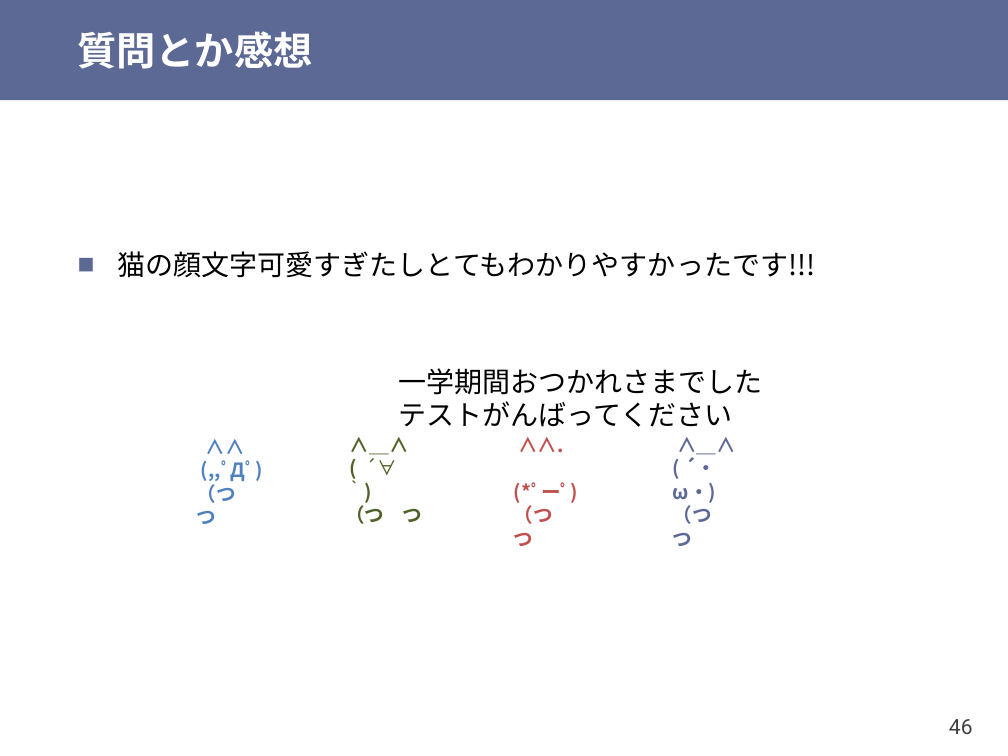
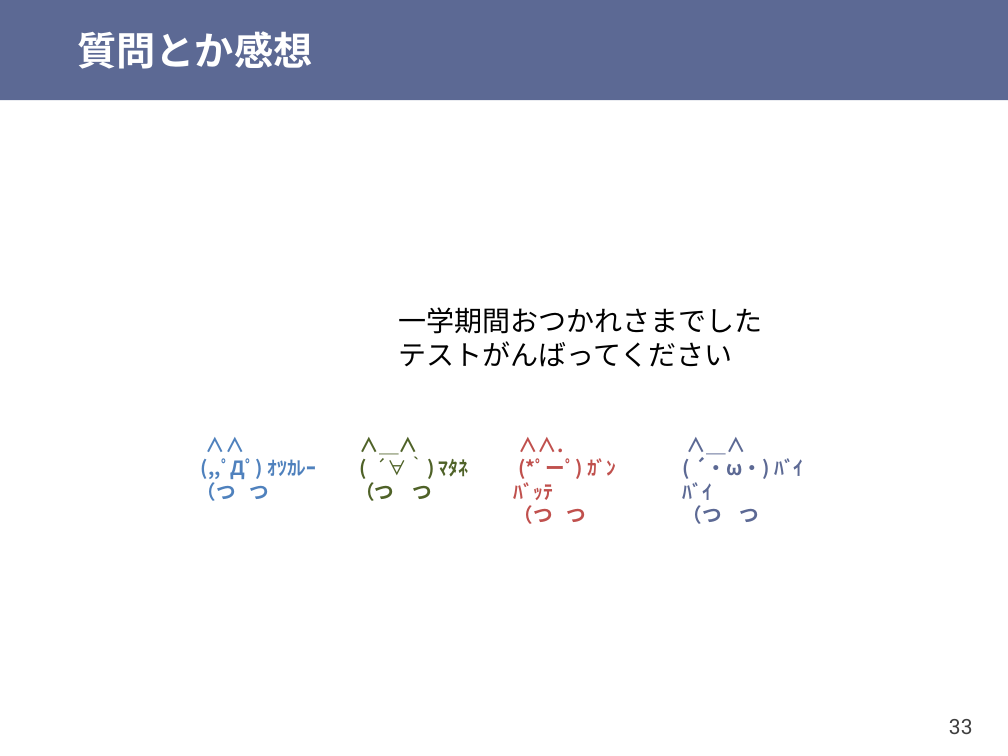
Before and after one commit to shioyadan/otya-computer-architecture-i, a slide deck: slide 33 of cai-shioya-12.pptx (slide 46 before the commit). Drawn at 1008x756 pixels with LibreOffice and Linux fonts; fonts in the diff are those of the drawing. Boxes give left, top, right and bottom in pixels: in the first picture for what was removed or moved away, otherwise in the second. Text is boxed around its words. In the diff, an @@ line names an element or a change of style, - is before the commit and + after.

```diff
--- a/cai-shioya-12.pptx
+++ b/cai-shioya-12.pptx
@@ text at [117,251,815,278]: paragraph removed @@
-■ 猫の顔文字可愛すぎたしとてもわかりやすかったです!!!
@@ text "∧＿∧": place and size @@
-text "∧＿∧" at [345,502,422,524]
+text "∧＿∧" at [355,459,468,501]
@@ text "∧＿∧": place and size @@
-text "∧＿∧" at [673,457,717,546]
+text "∧＿∧" at [683,457,803,524]
@@ text at [201,458,316,479]: text changed @@
-(,,ﾟДﾟ)
+(,,ﾟДﾟ) ｵﾂｶﾚｰ
@@ text at [439,459,468,477]: text changed; bold on @@
-( ´∀｀)
+( ´∀｀) ﾏﾀﾈ
@@ text at [514,458,616,500]: text changed @@
-(*ﾟーﾟ)
+(*ﾟーﾟ) ｶﾞﾝﾊﾞｯﾃ
@@ text at [683,457,803,500]: text changed @@
-( ´・ω・)
+( ´・ω・) ﾊﾞｲﾊﾞｲ
@@ page number at [949,719,973,734]: text changed @@
-46
+33
```
Also in this commit, not shown: 21 other slides changed, 2 slides added, 15 slides removed, 1 other file.
